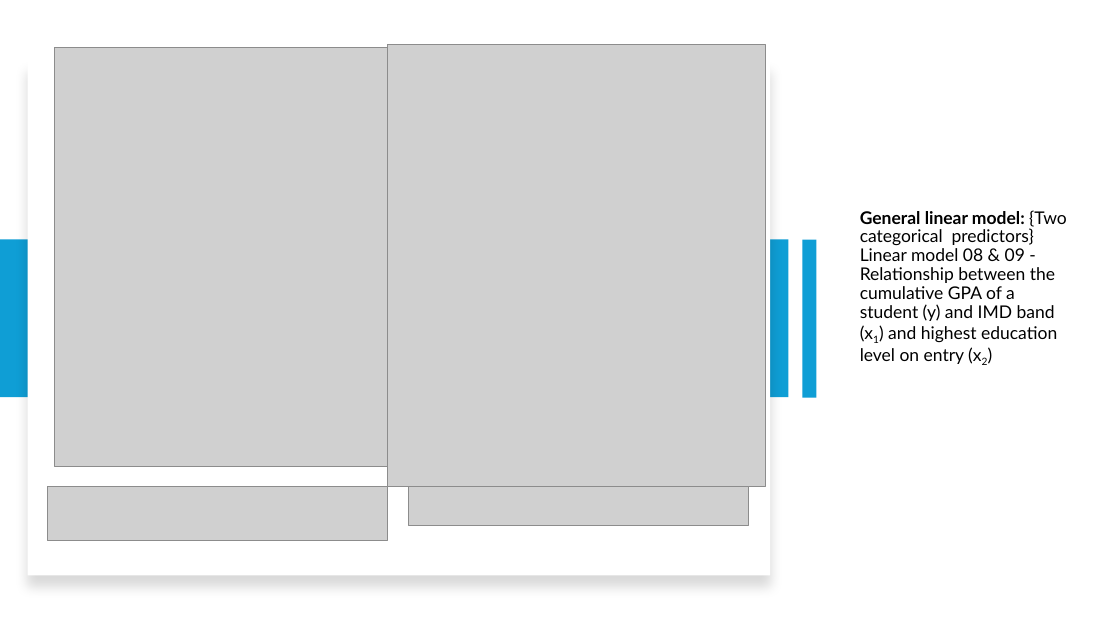
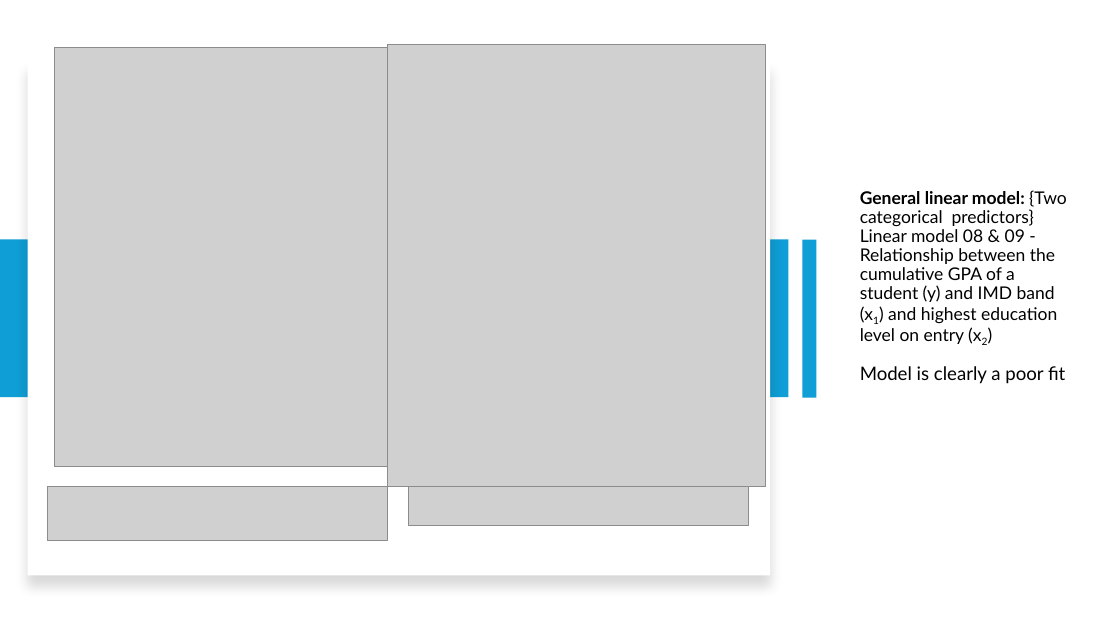
Before and after one commit to ProjectsKoryHasWorkedOn/2024_Grades_Dataset_R_Project, a slide deck: slide 33 of r_project_presentation.pptx (slide 32 before the commit). Drawn at 1120x630 pixels with LibreOffice and Linux fonts; fonts in the diff are those of the drawing; grey boxes stand for pictures. Boxes give left, top, right and bottom in pixels: in the first picture for what was removed or moved away, otherwise in the second. Text is boxed around its words. In the diff, an @@ line names an element or a change of style, - is before the commit and + after.

```diff
--- a/r_project_presentation.pptx
+++ b/r_project_presentation.pptx
@@ title at (x1=860, y1=190, x2=1067, y2=384): text changed @@
-General linear model: {Two categorical predictors} Linear model 08 & 09 - Relationship between the cumulative GPA of a student (y) and IMD band (x1) and highest education level on entry (x2)
+General linear model: {Two categorical predictors} Linear model 08 & 09 - Relationship between the cumulative GPA of a student (y) and IMD band (x1) and highest education level on entry (x2)
+Model is clearly a poor fit
```
Also in this commit, not shown: 7 other slides changed, 1 slide added, 2 other files.
